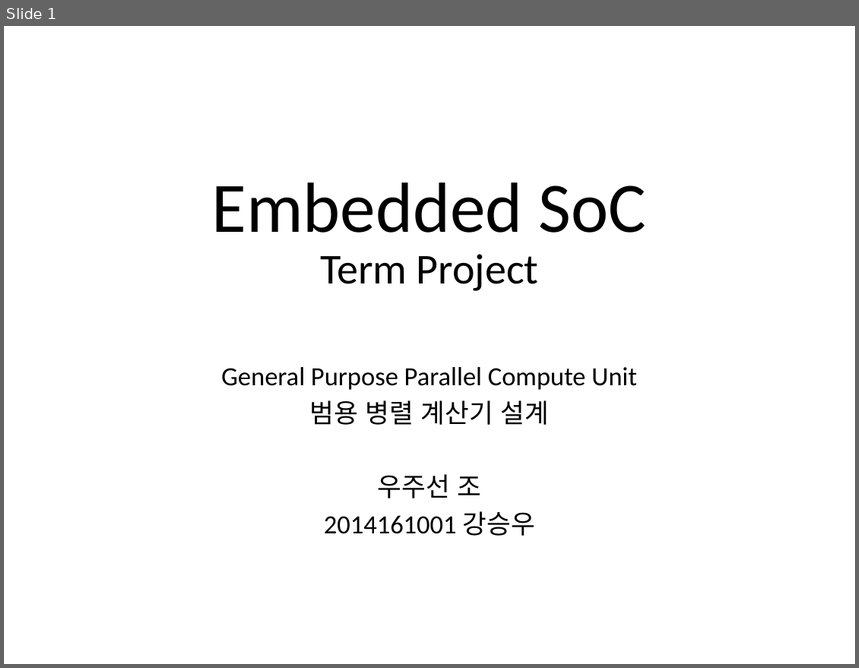
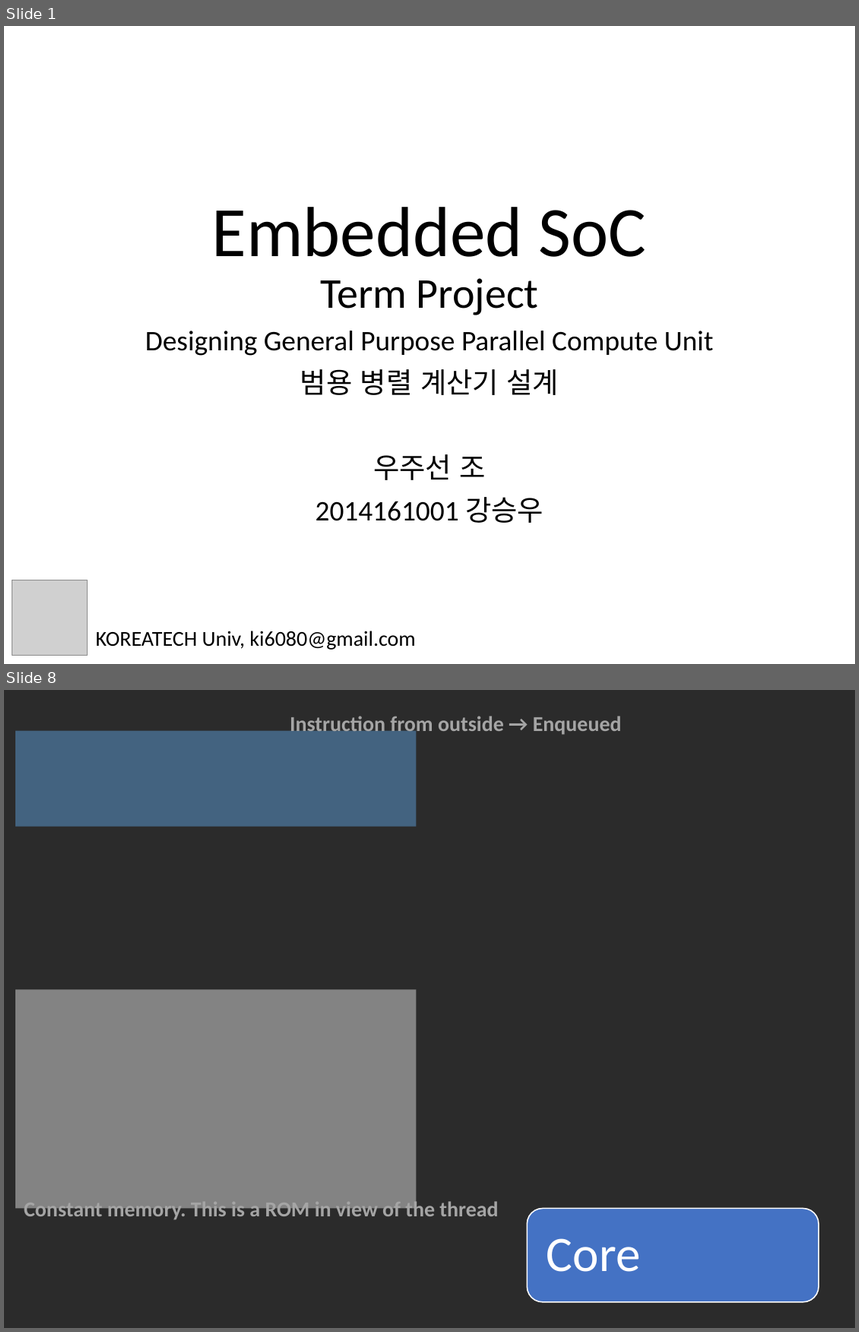
Before and after one commit to HappyNY/y3s1_socterm, a slide deck: docs/term_mid_우주선.pptx. Shown one above the other, each under a label of ours: slide 1 before the commit, slides 1 and 8 after it; the slides between them are not shown. The pictures are 859x668 and 859x1332 pixels, drawn with LibreOffice and Linux fonts; fonts in the diff are those of the drawing; grey boxes stand for pictures; background and template pictures are left out; a plain dark background stands for a picture behind light text. Boxes give left, top, right and bottom in pixels: in the first picture for what was removed or moved away, otherwise in the second. Text is boxed around its words. In the diff, an @@ line names an element or a change of style, - is before the commit and + after.

Commit message:
Finish midterm report
- And some references for fixed point unit

```diff
--- a/docs/term_mid_우주선.pptx
+++ b/docs/term_mid_우주선.pptx
@@ slide 8 added at (x1=4, y1=690, x2=855, y2=1328), background picture (left out) @@
@@ rectangle added at (x1=16, y1=731, x2=417, y2=826), fill #5B9BD5 at 50% opacity @@
@@ text added at (x1=290, y1=714, x2=622, y2=736), 18 pt, text #A5A5A5, bold @@
+Instruction from outside → Enqueued
@@ rectangle added at (x1=16, y1=989, x2=417, y2=1208), fill #DBDBDB at 50% opacity @@
@@ text added at (x1=24, y1=1199, x2=498, y2=1222), 18 pt, text #A5A5A5, bold @@
+Constant memory. This is a ROM in view of the thread
@@ rounded rectangle added at (x1=528, y1=1208, x2=819, y2=1302), fill #4472C4, outline #FFFFFF 1 pt @@
@@ text added at (x1=547, y1=1239, x2=641, y2=1272), 42 pt, text #FFFFFF @@
+Core
@@ slide 1 changed as well @@
@@ title "Embedded SoC Term Project" moved from (x1=212, y1=183, x2=647, y2=291) to (x1=212, y1=207, x2=647, y2=316) @@
@@ subtitle "Designing General Purpose Parallel Compute ..." moved from (x1=221, y1=367, x2=637, y2=536) to (x1=145, y1=331, x2=714, y2=523) @@
@@ subtitle at (x1=145, y1=331, x2=714, y2=356): text changed; size 22.2 to 24 pt @@
-General Purpose Parallel Compute Unit
+Designing General Purpose Parallel Compute Unit
@@ subtitle at (x1=300, y1=370, x2=560, y2=523): size 22.2 to 24 pt in "범용 병렬 계산기 설계", "우주선 조", "2014161001 강승우"; line spacing 0.8 to 0.9 @@
@@ picture added at (x1=12, y1=580, x2=88, y2=656) @@
@@ text added at (x1=96, y1=631, x2=415, y2=650), 18 pt, text #000000 @@
+KOREATECH Univ, ki6080@gmail.com
```
Also in this commit, not shown: 4 other slides changed, 11 other slides added, 3 slides removed, 10 other files.
